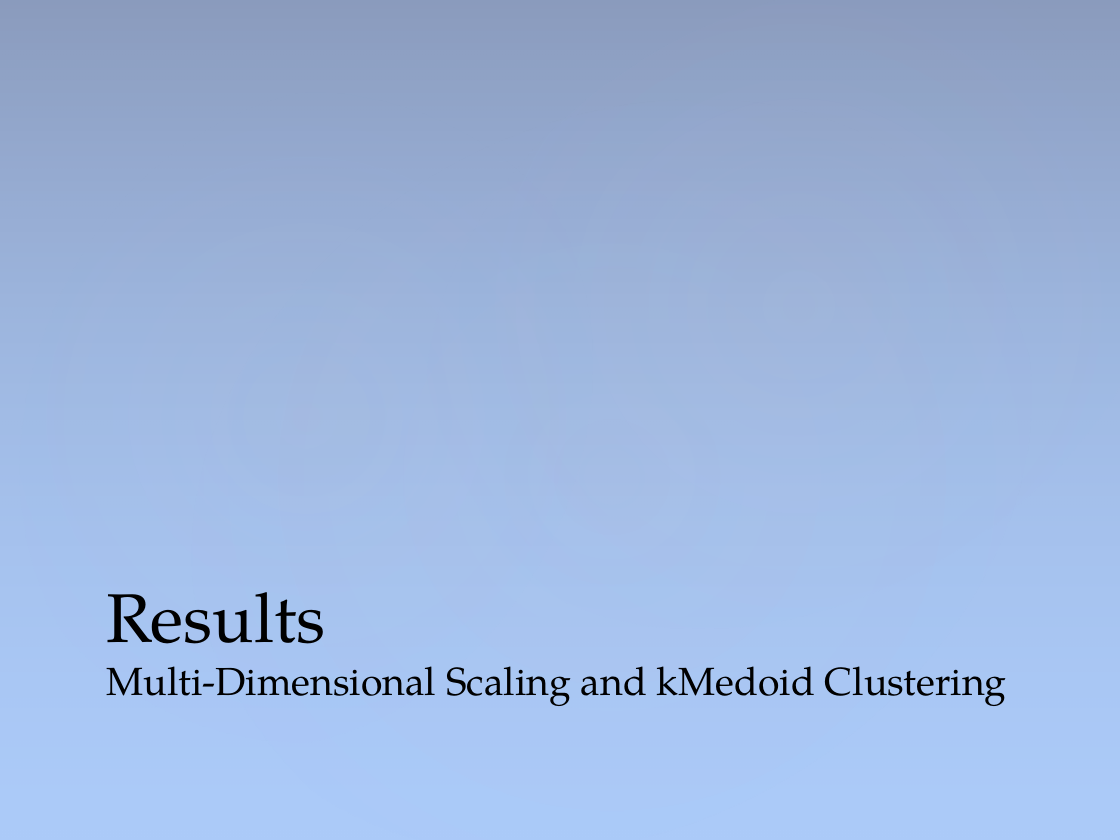
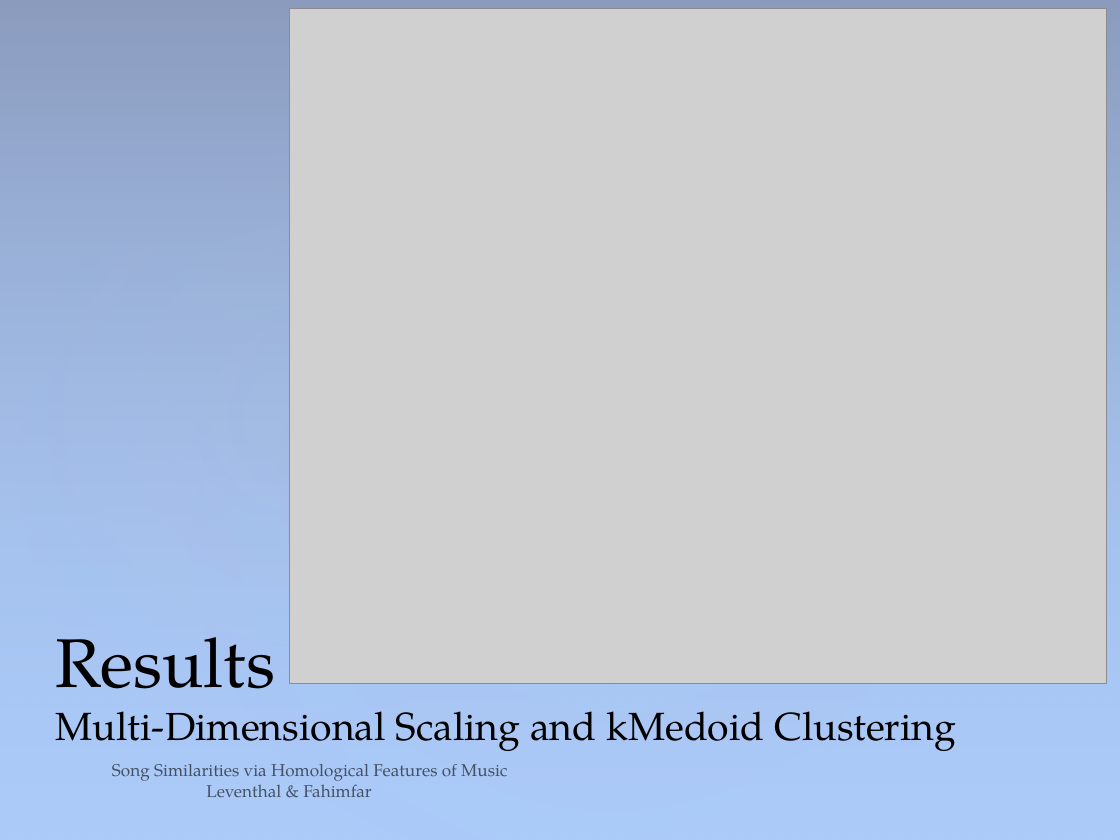
Before and after one commit to sam-lev/Classifications-Of-Songs-via-Homology-of-Chroma-Features, a slide deck: slide 18 of project/presentation/PresentationPowerPoint.pptx (slide 13 before the commit). Drawn at 1120x840 pixels with LibreOffice and Linux fonts; fonts in the diff are those of the drawing; grey boxes stand for pictures. Boxes give left, top, right and bottom in pixels: in the first picture for what was removed or moved away, otherwise in the second. Text is boxed around its words. In the diff, an @@ line names an element or a change of style, - is before the commit and + after.

Commit message:
presentation and started shortloop and counting homological features in songs and their size to approximate which keys

```diff
--- a/project/presentation/PresentationPowerPoint.pptx
+++ b/project/presentation/PresentationPowerPoint.pptx
@@ picture added at bbox=[289, 8, 1107, 683] @@
@@ title "Results Multi-Dimensional Scaling and kMedoid ...": place and size @@
-title "Results Multi-Dimensional Scaling and kMedoid ..." at bbox=[106, 592, 1007, 706]
+title "Results Multi-Dimensional Scaling and kMedoid ..." at bbox=[56, 637, 956, 751]
@@ text added at bbox=[112, 764, 507, 797], 11 pt, text #000000 at 60% opacity @@
+Song Similarities via Homological Features of Music Leventhal & Fahimfar
```
Also in this commit, not shown: 12 other slides changed, 9 slides added, 4 slides removed, 38 other files.
